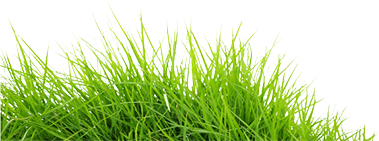
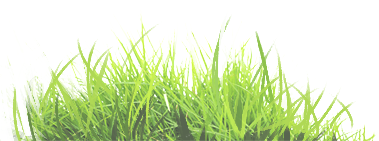
The second w=379, h=141 image is a revision of the first. Changes to its layers:
painted on "Layer 10" over (x1=0, y1=1, x2=379, y2=141)
